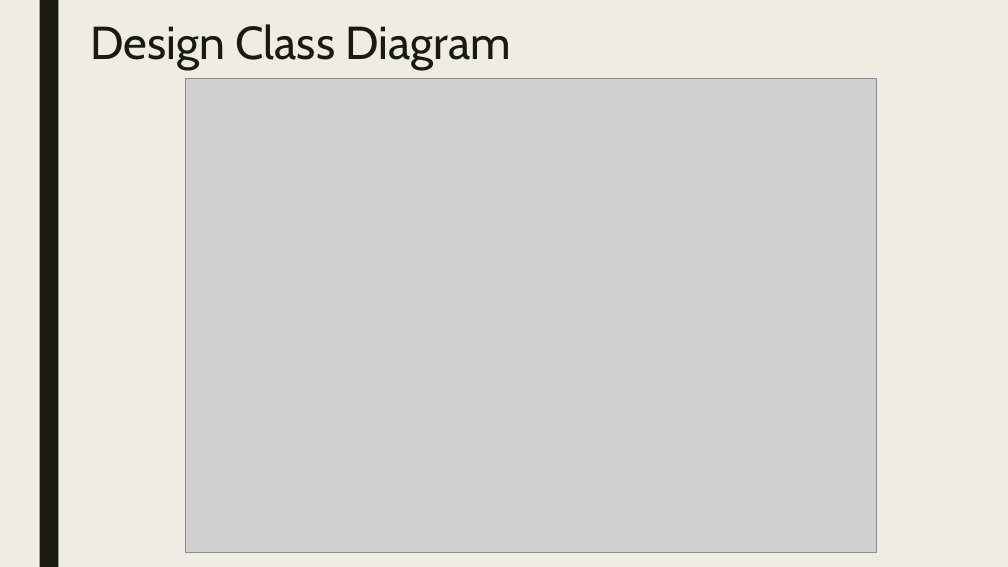
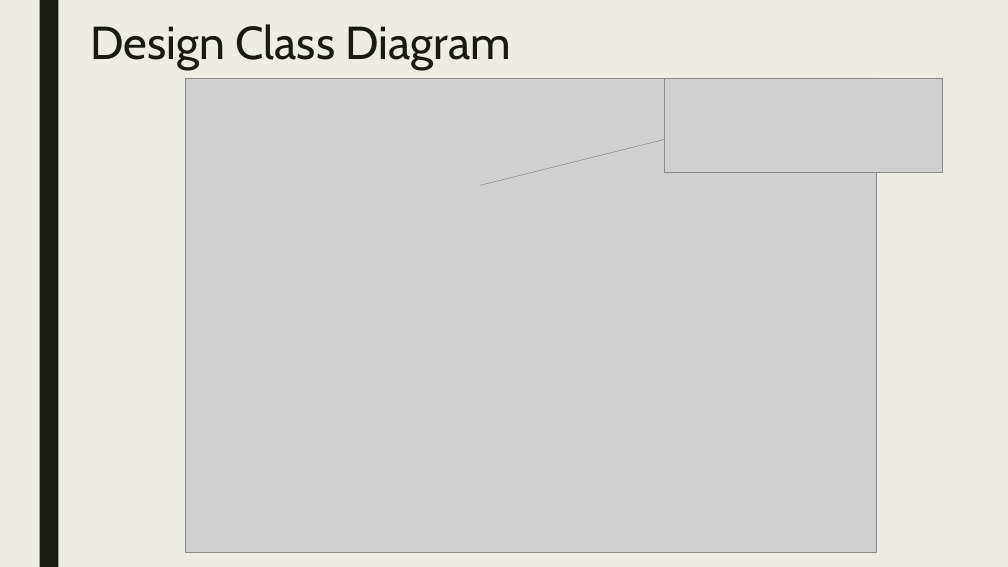
Before and after one commit to hlj1010/HEALTH-CASTLE, a slide deck: slide 11 of Presentation/Software Design Methods Slide.pptx. Drawn at 1008x567 pixels with LibreOffice and Linux fonts; fonts in the diff are those of the drawing; grey boxes stand for pictures. Boxes give left, top, right and bottom in pixels: in the first picture for what was removed or moved away, otherwise in the second. Text is boxed around its words. In the diff, an @@ line names an element or a change of style, - is before the commit and + after.

```diff
--- a/Presentation/Software Design Methods Slide.pptx
+++ b/Presentation/Software Design Methods Slide.pptx
@@ picture added at (x1=665, y1=78, x2=943, y2=173) @@
@@ line added from (665, 139) to (479, 185), #8C8D86 0.5 pt @@
```
Also in this commit, not shown: 1 other file.
